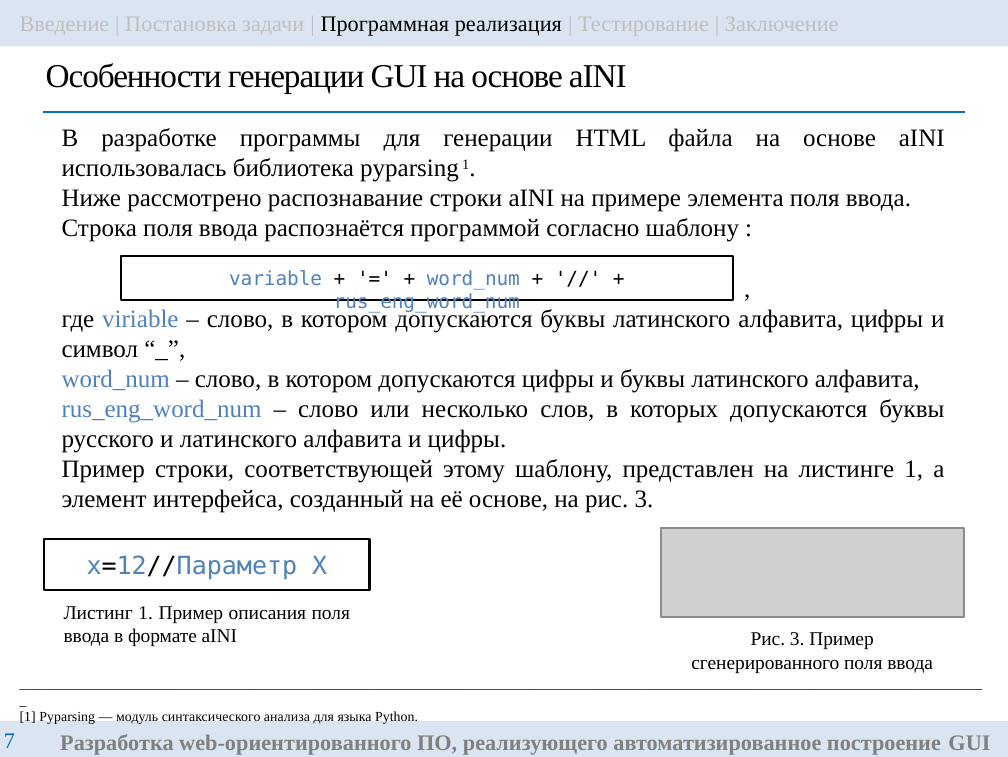
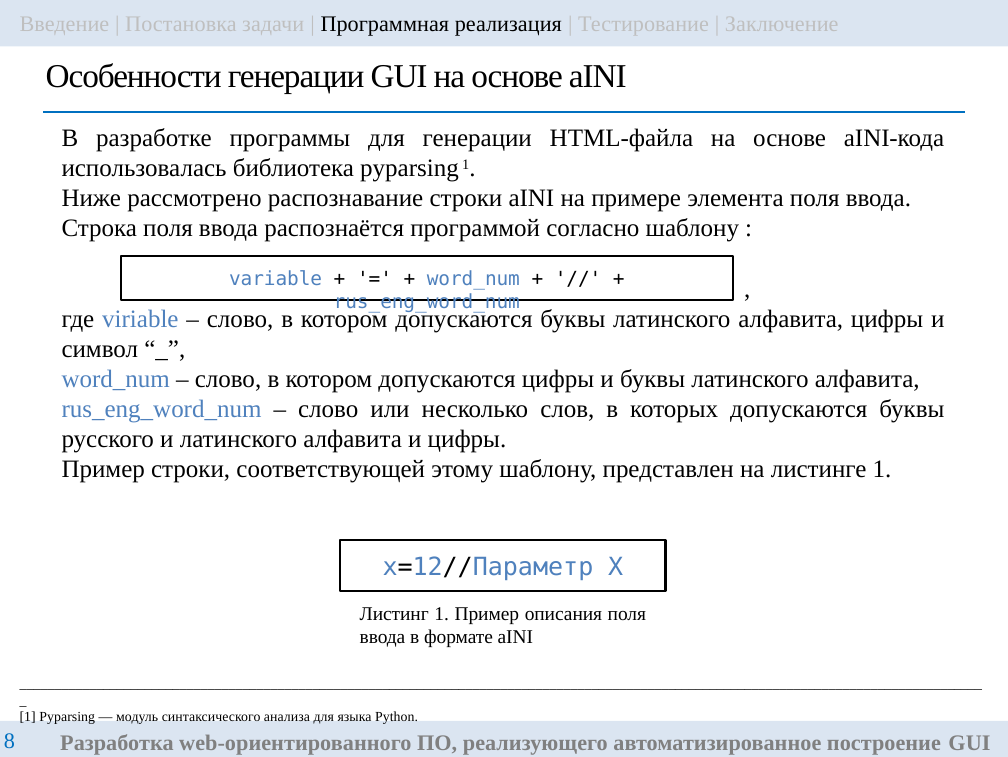
Before and after one commit to ITesserakt/Kodept, a slide deck: slide 8 of 04 - ВКРы/2022-2023 - Разр.библ.функций на языке Python автомат.построения GUI/rndhpc_vkr_pres_gui_2023_83_VasilyanA.pptx (slide 7 before the commit). Drawn at 1008x757 pixels with LibreOffice and Linux fonts; fonts in the diff are those of the drawing; grey boxes stand for pictures. Boxes give left, top, right and bottom in pixels: in the first picture for what was removed or moved away, otherwise in the second. Text is boxed around its words. In the diff, an @@ line names an element or a change of style, - is before the commit and + after.

```diff
--- a/04 - ВКРы/2022-2023 - Разр.библ.функций на языке Python автомат.построения GUI/rndhpc_vkr_pres_gui_2023_83_VasilyanA.pptx
+++ b/04 - ВКРы/2022-2023 - Разр.библ.функций на языке Python автомат.построения GUI/rndhpc_vkr_pres_gui_2023_83_VasilyanA.pptx
@@ text at <box>62,128,944,182</box>: text changed @@
-В разработке программы для генерации HTML файла на основе aINI использовалась библиотека pyparsing 1.
+В разработке программы для генерации HTML-файла на основе aINI-кода использовалась библиотека pyparsing 1.
@@ text at <box>62,459,892,483</box>: text changed @@
-Пример строки, соответствующей этому шаблону, представлен на листинге 1, а элемент интерфейса, созданный на её основе, на рис. 3.
+Пример строки, соответствующей этому шаблону, представлен на листинге 1.
@@ picture removed at <box>660,528,964,616</box> @@
@@ rectangle "x=12//Параметр X": place and size @@
-rectangle "x=12//Параметр X" at <box>44,540,370,590</box>
+rectangle "x=12//Параметр X" at <box>340,540,666,590</box>
@@ text "Листинг 1. Пример описания поля ...": place and size @@
-text "Листинг 1. Пример описания поля ..." at <box>64,606,350,646</box>
+text "Листинг 1. Пример описания поля ..." at <box>360,607,646,647</box>
@@ text removed at <box>691,632,933,673</box> @@
-Рис. 3. Пример сгенерированного поля ввода
@@ page number at <box>4,733,15,749</box>: text changed @@
-7
+8
```
Also in this commit, not shown: 7 other slides changed, 2 slides added, 4 other files.
